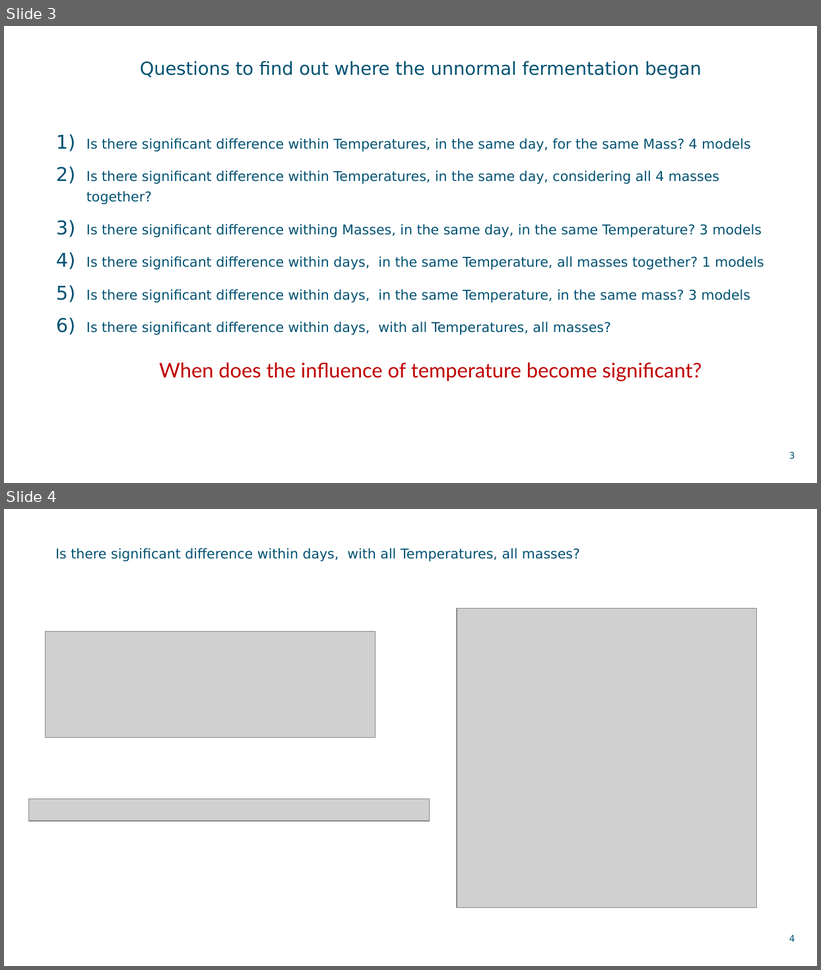
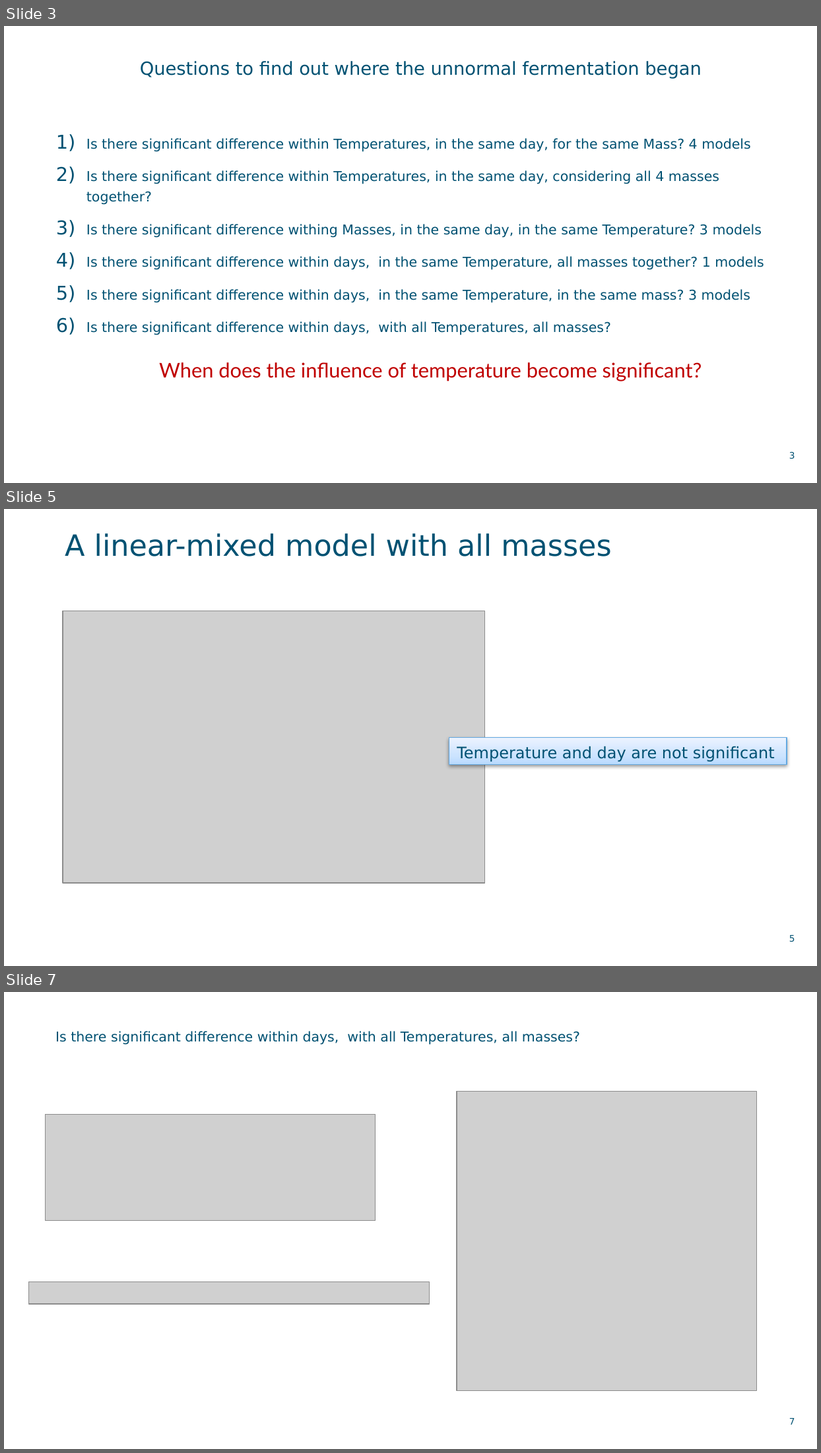
Before and after one commit to MMBDD/Serbia, a slide deck: Brines/UF.pptx. Shown one above the other, each under a label of ours: slides 3 and 4 before the commit, slides 3, 5 and 7 after it; the slides between them are not shown. The pictures are 821x970 and 821x1453 pixels, drawn with LibreOffice and Linux fonts; fonts in the diff are those of the drawing; grey boxes stand for pictures; background and template pictures are left out. Boxes give left, top, right and bottom in pixels: in the first picture for what was removed or moved away, otherwise in the second. Text is boxed around its words. In the diff, an @@ line names an element or a change of style, - is before the commit and + after.

```diff
--- a/Brines/UF.pptx
+++ b/Brines/UF.pptx
@@ slide 5 added at (x1=4, y1=509, x2=817, y2=966), background picture (left out) @@
@@ title added at (x1=54, y1=524, x2=795, y2=576), outline #005172 0 pt, 26 pt, text #005172 @@
+A linear-mixed model with all masses
@@ picture added at (x1=63, y1=611, x2=484, y2=883) @@
@@ rectangle added at (x1=449, y1=737, x2=786, y2=764), fill gradient #BADAFF to #CEE4FF to #ECF4FF, outline #65A9E2 0.75 pt, 14 pt, text #005172 @@
+Temperature and day are not significant
@@ page number added at (x1=789, y1=935, x2=795, y2=943), 8 pt, text #005172 @@
+5
@@ what was slide 4 is now slide 7 @@
@@ page number at (x1=789, y1=1418, x2=795, y2=1425): text changed @@
-4
+7
```
Also in this commit, not shown: 5 other slides added, 1 slide removed.
